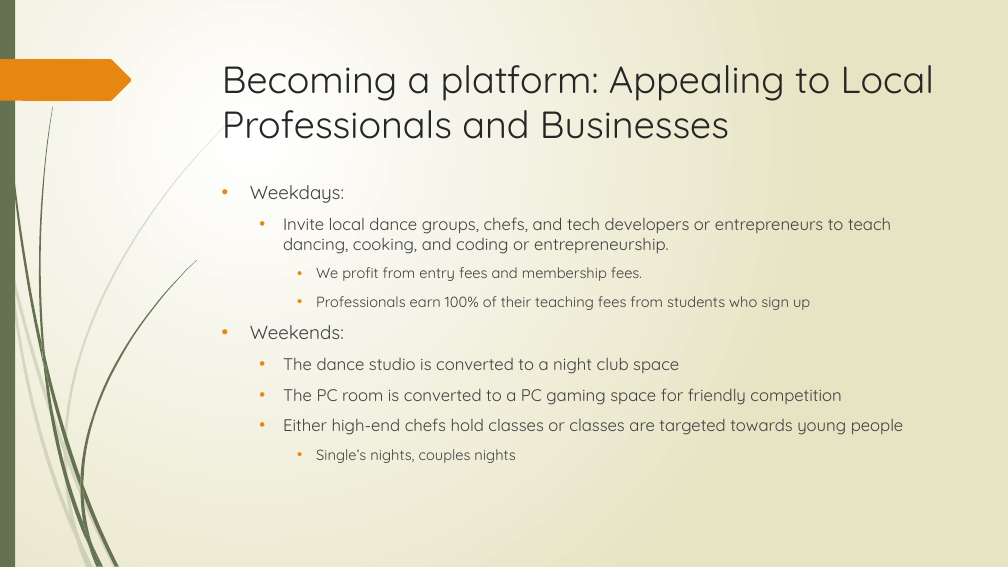
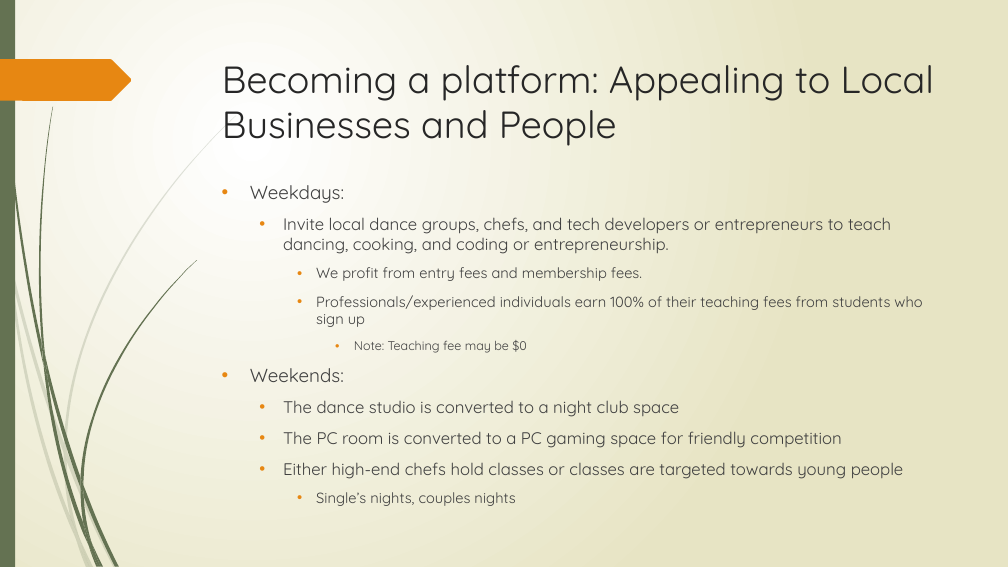
Before and after one commit to tieje/dogen, a slide deck: slide 11 of Presentation/SocialHub_FrancisT_06_23_2020.pptx. Drawn at 1008x567 pixels with LibreOffice and Linux fonts; fonts in the diff are those of the drawing. Boxes give left, top, right and bottom in pixels: in the first picture for what was removed or moved away, otherwise in the second. Text is boxed around its words. In the diff, an @@ line names an element or a change of style, - is before the commit and + after.

Commit message:
finished powerpoint presentation

```diff
--- a/Presentation/SocialHub_FrancisT_06_23_2020.pptx
+++ b/Presentation/SocialHub_FrancisT_06_23_2020.pptx
@@ title at box(222, 65, 934, 146): text changed @@
-Becoming a platform: Appealing to Local Professionals and Businesses
+Becoming a platform: Appealing to Local Businesses and People
@@ text at box(316, 295, 922, 353): text changed @@
-    • Professionals earn 100% of their teaching fees from students who sign up
+    • Professionals/experienced individuals earn 100% of their teaching fees from students who sign up
+      • Note: Teaching fee may be $0
```
Also in this commit, not shown: 15 other slides changed.
